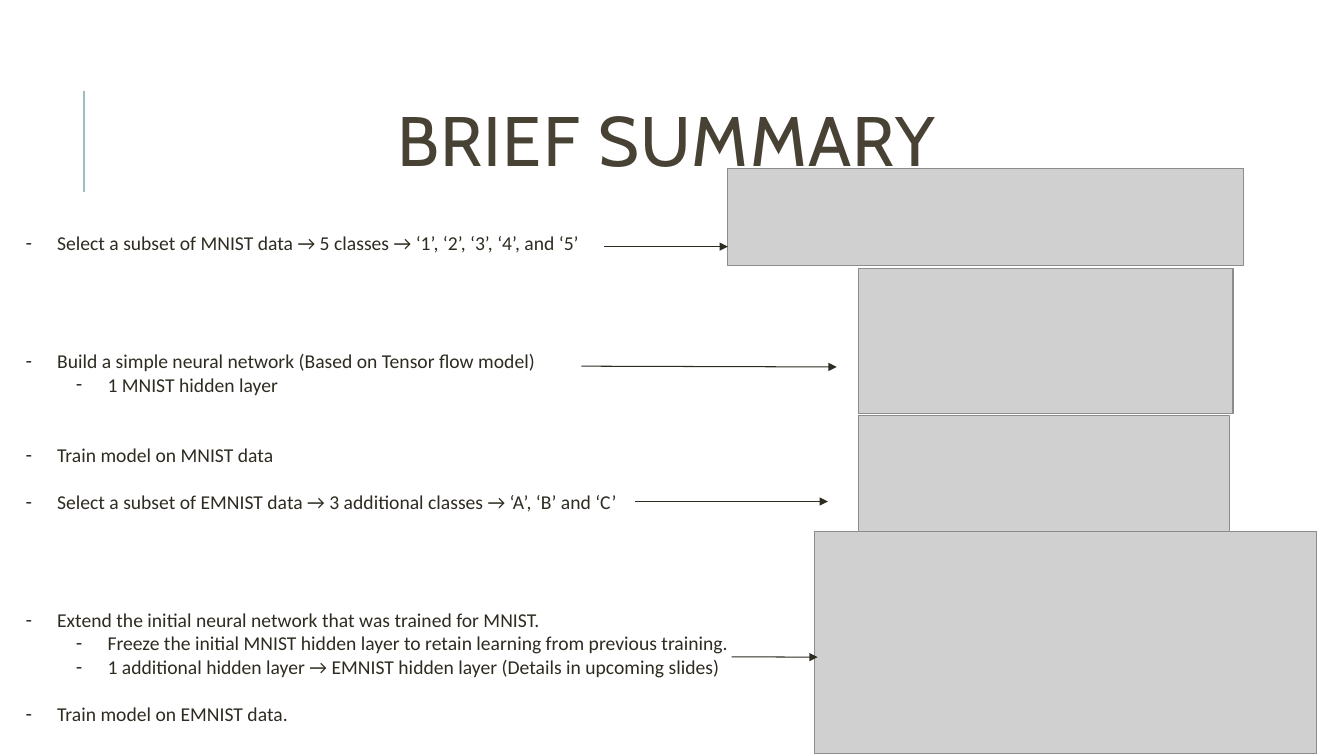
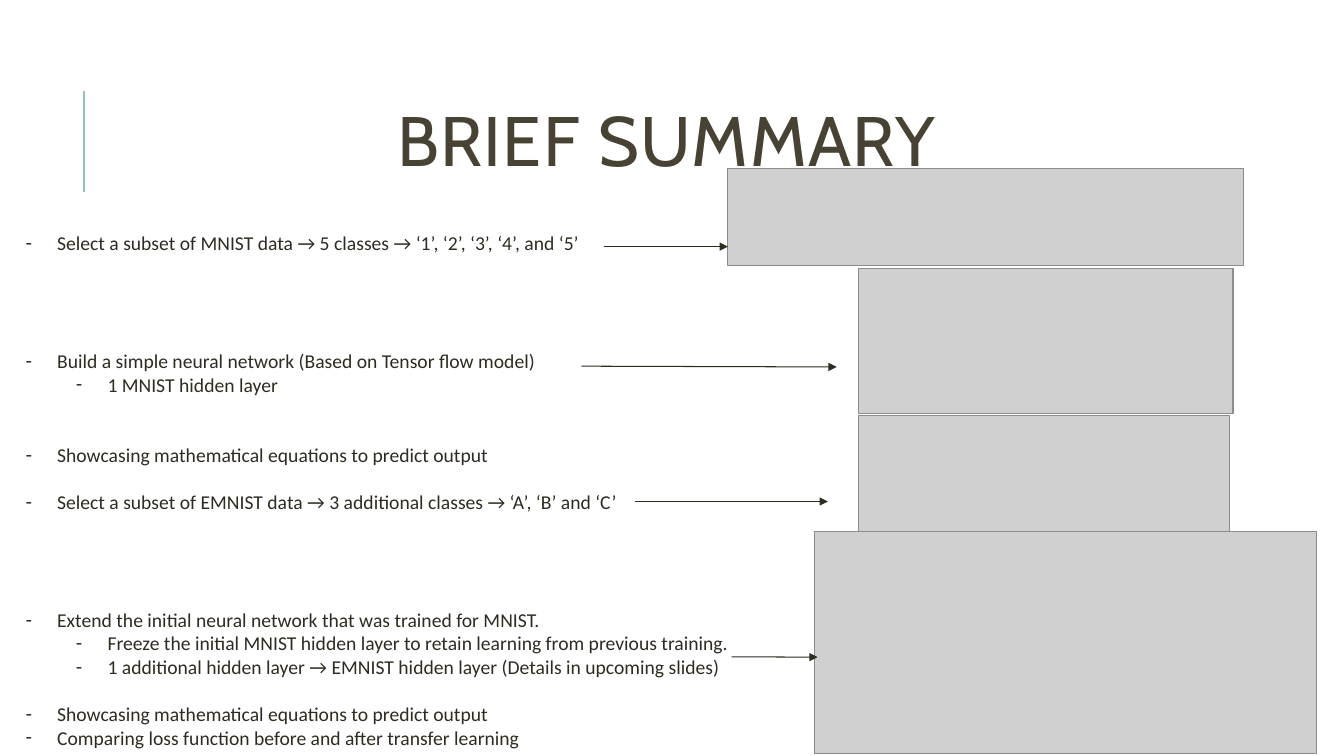
Before and after one commit to HananKhan7/MNIST_EMNIST, a slide deck: slide 2 of Presentation/Thesis_presentation_v_2.pptx. Drawn at 1344x756 pixels with LibreOffice and Linux fonts; fonts in the diff are those of the drawing; grey boxes stand for pictures. Boxes give left, top, right and bottom in pixels: in the first picture for what was removed or moved away, otherwise in the second. Text is boxed around its words. In the diff, an @@ line names an element or a change of style, - is before the commit and + after.

Commit message:
Added loss function comparison prior to and after TL

```diff
--- a/Presentation/Thesis_presentation_v_2.pptx
+++ b/Presentation/Thesis_presentation_v_2.pptx
@@ text at bbox=[57, 448, 487, 466]: text changed @@
-– Train model on MNIST data
+– Showcasing mathematical equations to predict output
@@ text at bbox=[57, 707, 519, 749]: text changed @@
-– Train model on EMNIST data.
+– Showcasing mathematical equations to predict output
+– Comparing loss function before and after transfer learning
```
Also in this commit, not shown: 4 other slides changed, 1 slide added.
